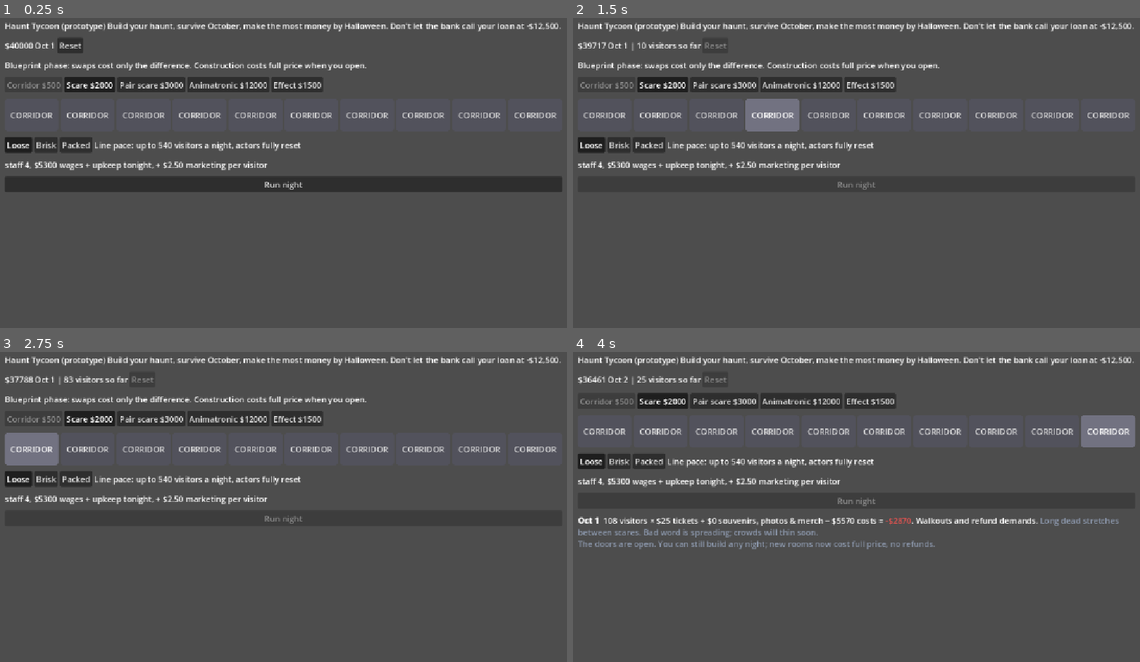
Above: before the commit, frames 1-4 (two rows, left to right).
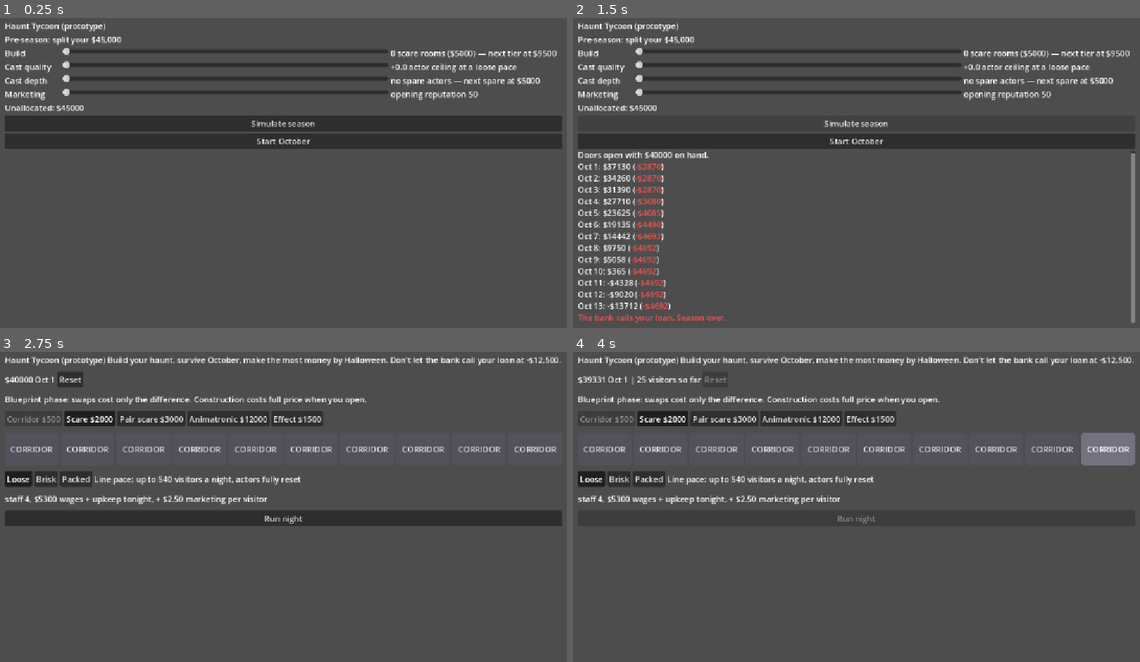
Above: after the commit, the same moments.

Repository: ajtran303/haunt-tycoon
Game: Godot game, scene res://game/pivot.tscn
Two runs of this game, one before a commit and one after it. Both use one fixed random seed, a clock stepped at 60 frames per second and the inputs below. Before the commit the project starts from res://game/main.tscn.
Inputs (mouse positions are in pixels of both pictures, inside the frame that each line leads up to):
- Up to frame 1 (0.25 s): no input
- Up to frame 2 (1.5 s): click (641, 45) at 0.5 s, where only the run before the commit has a clickable "Reset"; click "Run night" (after the commit: "Simulate season") at 1.25 s
- Up to frame 3 (2.75 s): click (283, 476) at 2 s, where only the run after the commit has a clickable "Start October"
- Up to frame 4 (4 s): click (641, 379) at 2.75 s, where only the run after the commit has a clickable "Reset"; click "Run night" at 3.5 s

The runs differ from the first frame. In frame 1, 21% of the frame differs, in the area x 0-100%, y 1-57%; in frame 2, 20%; in frame 3, 1.4%; in frame 4, 13%.

Commit message:
add allocation slider screen + wire into main with GameState

Diff:
--- /dev/null
+++ b/game/game_state.gd
@@ -0,0 +1,3 @@
+extends Node
+
+var alloc := {}
--- a/game/main.gd
+++ b/game/main.gd
@@ -3,6 +3,7 @@
 const Night = preload("res://sim/night.gd")
 const Town = preload("res://sim/town.gd")
 const Rooms = preload("res://sim/rooms.gd")
+const Allocation = preload("res://sim/allocation.gd")
 
 const ROOM_SLOTS := 10
 
@@ -116,11 +117,17 @@
 
 func start_season() -> void:
 	night = 1
-	layout = []
-	for i in ROOM_SLOTS:
-		layout.append(Rooms.CORRIDOR)
-	town = Town.new()
-	cash = Night.STARTING_CASH - Night.build_cost_for(layout)
+	if not GameState.alloc.is_empty():
+		var a: Dictionary = GameState.alloc
+		layout = Allocation.layout_for(a.build)
+		town = Town.new(Allocation.starting_rep_for(a.marketing))
+		cash = Allocation.opening_cash(a)
+	else:
+		layout = []
+		for i in ROOM_SLOTS:
+			layout.append(Rooms.CORRIDOR)
+		town = Town.new()
+		cash = Night.STARTING_CASH - Night.build_cost_for(layout)
 	capacity_hints = 0
 	wom_hints = 0
 	wom_direction = 0
--- /dev/null
+++ b/game/pivot.gd
@@ -0,0 +1,136 @@
+extends Control
+
+const Allocation = preload("res://sim/allocation.gd")
+const Night = preload("res://sim/night.gd")
+
+const STEP := 500.0
+
+const KNOBS := [
+	{ key = "build", label = "Build" },
+	{ key = "quality", label = "Cast quality" },
+	{ key = "depth", label = "Cast depth" },
+	{ key = "marketing", label = "Marketing" },
+]
+
+var sliders := { }
+var effects := { }
+
+
+func _ready() -> void:
+	_build_rows()
+	%RunButton.pressed.connect(_on_run)
+	%StartButton.pressed.connect(_on_start_october)
+	_refresh()
+
+
+func _build_rows() -> void:
+	for knob in KNOBS:
+		var row := HBoxContainer.new()
+		var name_label := Label.new()
+		name_label.text = knob.label
+		name_label.custom_minimum_size.x = 110
+		var slider := HSlider.new()
+		slider.max_value = Night.STARTING_CASH
+		slider.step = STEP
+		slider.size_flags_horizontal = Control.SIZE_EXPAND_FILL
+		slider.value_changed.connect(
+			func(_v):
+				_refresh(),
+		)
+		var effect := Label.new()
+		effect.custom_minimum_size.x = 340
+		row.add_child(name_label)
+		row.add_child(slider)
+		row.add_child(effect)
+		%KnobRows.add_child(row)
+		sliders[knob.key] = slider
+		effects[knob.key] = effect
+
+
+func alloc() -> Dictionary:
+	return {
+		build = sliders["build"].value,
+		quality = sliders["quality"].value,
+		depth = sliders["depth"].value,
+		marketing = sliders["marketing"].value,
+	}
+
+
+func _refresh() -> void:
+	var a := alloc()
+	var reserve: float = Night.STARTING_CASH - (a.build + a.quality + a.depth + a.marketing)
+	%ReserveLabel.text = "Unallocated: %s" % money(reserve)
+	%ReserveLabel.add_theme_color_override(
+		"font_color",
+		Color.INDIAN_RED if reserve < 0.0 else Color.WHITE,
+	)
+	%RunButton.disabled = reserve < 0.0
+	%StartButton.disabled = reserve < 0.0
+
+	effects["build"].text = rung_text(a.build)
+	effects["quality"].text = (
+		"+%.1f actor ceiling at a loose pace" % Allocation.ceiling_bonus_for(a.quality)
+	)
+	effects["depth"].text = spares_text(a.depth)
+	effects["marketing"].text = (
+		"opening reputation %.0f" % Allocation.starting_rep_for(a.marketing)
+	)
+
+
+func spares_text(budget: float) -> String:
+	var spares := Allocation.spares_for(budget)
+	var text := (
+		"no spare actors"
+		if spares == 0
+		else "%d spare actor%s" % [spares, "s" if spares > 1 else ""]
+	)
+	if budget < Night.STARTING_CASH:
+		text += " — next spare at $%d" % int((spares + 1) * Allocation.SPARE_COST)
+	return text
+
+
+func rung_text(budget: float) -> String:
+	var layout := Allocation.layout_for(budget)
+	var text := "%d scare rooms" % layout.count("a")
+	var anims: int = layout.count("n")
+	if anims > 0:
+		text += " + %d animatronic%s" % [anims, "s" if anims > 1 else ""]
+	text += " ($%d)" % int(Night.build_cost_for(layout))
+	for rung in Allocation.BUILD_LADDER:
+		if rung[0] > budget:
+			return text + " — next tier at $%d" % int(rung[0])
+	return text
+
+
+func _on_run() -> void:
+	var a := alloc()
+	var t := Allocation.run_season(a, randi())
+	%SeasonLog.clear()
+	var prev := Allocation.opening_cash(a)
+	%SeasonLog.append_text("Doors open with %s on hand.\n" % money(prev))
+	for i in t.size():
+		if i + 1 == Allocation.CASH_OUT_DAY:
+			%SeasonLog.append_text(
+				"[color=#8d99ae]The line packs from here to Halloween.[/color]\n"
+			)
+		var delta: float = t[i] - prev
+		var color := "66bb6a" if delta >= 0.0 else "ef5350"
+		%SeasonLog.append_text(
+			"Oct %d: %s ([color=#%s]%s[/color])\n" % [i + 1, money(t[i]), color, money(delta)],
+		)
+		if t[i] < Night.LOAN_LIMIT:
+			%SeasonLog.append_text(
+				"[color=#ef5350]The bank calls your loan. Season over.[/color]\n"
+			)
+			return
+		prev = t[i]
+	%SeasonLog.append_text("[b]Halloween close: %s[/b]\n" % money(t[-1]))
+
+
+func _on_start_october() -> void:
+	GameState.alloc = alloc()
+	get_tree().change_scene_to_file("res://game/main.tscn")
+
+
+func money(x: float) -> String:
+	return "-$%.0f" % absf(x) if x < 0.0 else "$%.0f" % x
--- /dev/null
+++ b/game/pivot.tscn
@@ -0,0 +1,63 @@
+[gd_scene format=3 uid="uid://cehumvasqvadg"]
+
+[ext_resource type="Script" uid="uid://bgsaf0rq0dl86" path="res://game/pivot.gd" id="1_3pjfo"]
+
+[node name="Pivot" type="Control" unique_id=1150231330]
+layout_mode = 3
+anchors_preset = 15
+anchor_right = 1.0
+anchor_bottom = 1.0
+grow_horizontal = 2
+grow_vertical = 2
+script = ExtResource("1_3pjfo")
+
+[node name="MarginContainer" type="MarginContainer" parent="." unique_id=469618967]
+layout_mode = 1
+anchors_preset = 15
+anchor_right = 1.0
+anchor_bottom = 1.0
+grow_horizontal = 2
+grow_vertical = 2
+theme_override_constants/margin_left = 24
+theme_override_constants/margin_top = 24
+theme_override_constants/margin_right = 24
+theme_override_constants/margin_bottom = 24
+
+[node name="VBoxContainer" type="VBoxContainer" parent="MarginContainer" unique_id=1851446749]
+layout_mode = 2
+
+[node name="TitleBar" type="VBoxContainer" parent="MarginContainer/VBoxContainer" unique_id=1926715159]
+layout_mode = 2
+
+[node name="Title" type="Label" parent="MarginContainer/VBoxContainer/TitleBar" unique_id=1698448847]
+layout_mode = 2
+text = "Haunt Tycoon (prototype)"
+
+[node name="Description" type="Label" parent="MarginContainer/VBoxContainer/TitleBar" unique_id=1756475868]
+layout_mode = 2
+text = "Pre-season: split your $45,000"
+
+[node name="KnobRows" type="VBoxContainer" parent="MarginContainer/VBoxContainer" unique_id=39306381]
+unique_name_in_owner = true
+layout_mode = 2
+
+[node name="ReserveLabel" type="Label" parent="MarginContainer/VBoxContainer" unique_id=231546104]
+unique_name_in_owner = true
+layout_mode = 2
+
+[node name="RunButton" type="Button" parent="MarginContainer/VBoxContainer" unique_id=919034787]
+unique_name_in_owner = true
+layout_mode = 2
+text = "Simulate season"
+
+[node name="StartButton" type="Button" parent="MarginContainer/VBoxContainer" unique_id=102501838]
+unique_name_in_owner = true
+layout_mode = 2
+text = "Start October"
+
+[node name="SeasonLog" type="RichTextLabel" parent="MarginContainer/VBoxContainer" unique_id=1884966447]
+unique_name_in_owner = true
+layout_mode = 2
+size_flags_vertical = 3
+bbcode_enabled = true
+scroll_following = true
--- a/project.godot
+++ b/project.godot
@@ -11,9 +11,13 @@
 [application]
 
 config/name="haunt-tycoon"
-run/main_scene="uid://0b88jxutcl2c"
+run/main_scene="uid://cehumvasqvadg"
 config/features=PackedStringArray("4.7", "GL Compatibility")
 config/icon="res://icon.svg"
+
+[autoload]
+
+GameState="*uid://bd4pmkcw01yot"
 
 [display]
 
--- a/sim/allocation.gd
+++ b/sim/allocation.gd
@@ -27,6 +27,14 @@
 	[23_000.0, ["a", "g", "n", "g", "a", "g", "a", "g", "g", "a"]], # + anim mid
 	[34_500.0, ["a", "g", "n", "g", "a", "n", "a", "g", "g", "a"]], # + second anim
 ]
+
+
+static func opening_cash(alloc: Dictionary) -> float:
+	return Night.STARTING_CASH \
+		- Night.build_cost_for(layout_for(alloc.build)) \
+		- alloc.quality \
+		- spares_for(alloc.depth) * SPARE_COST \
+		- alloc.marketing
 
 
 static func run_season(alloc: Dictionary, seed_val: int) -> Array[float]:
Not shown, added: game/game_state.gd.uid
Not shown, added: game/pivot.gd.uid
